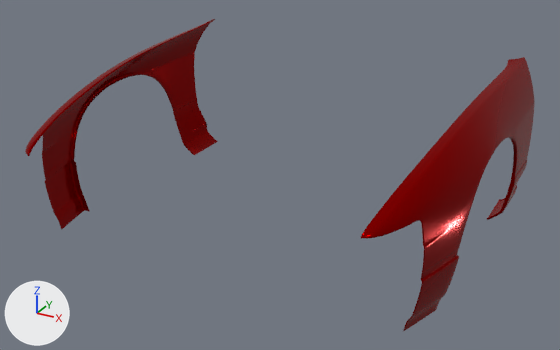
Two versions of the Blender file content/cars/nissan_rs13/frontfenders_oem.blend, one commit apart.
Rendered twice from a 50 mm camera at (1.39, -3.79, 1.49) aimed at (0.02, -1.29, 0.24). Lighting does not change. The marker at lower left points along +X, +Y and +Z. Mesh edges are drawn as thin lines on the coarser meshes.

Script lines for the objects in view, before the commit:
```python
me_fenders = bpy.data.meshes.new('Fenders')
me_fenders.from_pydata(...)  # 3062 vertices, 5691 faces; spans x -0.85..0.85, y 0.0..0.65, z -1.96..-0.55
me_fenders.materials.append(mat_paint)  # red #900000
ob_fenders = bpy.data.objects.new('Fenders', me_fenders)
ob_fenders.location = (0.0, 0.0, 0.0)
ob_fenders.rotation_euler = (1.571, 0.0, -3.142)  # degrees (90, 0, -180)
```
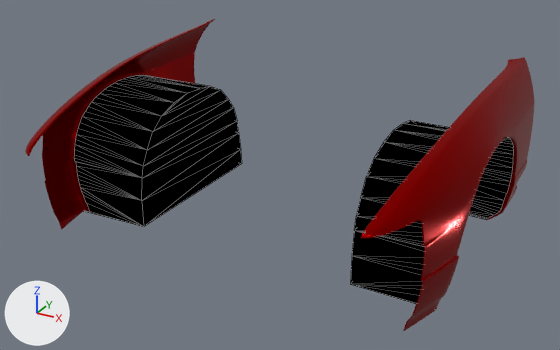
Location of each change, (x1, y1, x2, y2) in pixels of the pictures (560 x 350 px):
```json
{"object": "Undercarriage", "change": "added", "after": [74, 75, 514, 304], "on screen": "black"}
```

The change, as JSON lines over the scene's bpy script:
```json
{"op": "add", "block": "mat_black_mate", "code": ["mat_black_mate = principled_material('Black Mate')", "mat_black_mate.base_color = (0.0, 0.0, 0.0)  # black #000000", "mat_black_mate.roughness = 1.0", "mat_black_mate.specular_ior_level = 0.0"]}
{"op": "add", "block": "me_undercarriage", "code": ["me_undercarriage = bpy.data.meshes.new('Undercarriage')", "me_undercarriage.from_pydata(...)  # 175 vertices, 203 faces; spans x -0.83..0.83, y 0.0..0.49, z -1.59..-0.81", "me_undercarriage.materials.append(mat_black_mate)  # black #000000"]}
{"op": "add", "block": "ob_undercarriage", "code": ["ob_undercarriage = bpy.data.objects.new('Undercarriage', me_undercarriage)", "ob_undercarriage.location = (0.0, 0.0, 0.0)", "ob_undercarriage.rotation_euler = (1.571, 0.0, 3.142)  # degrees (90, 0, 180)"]}
```
